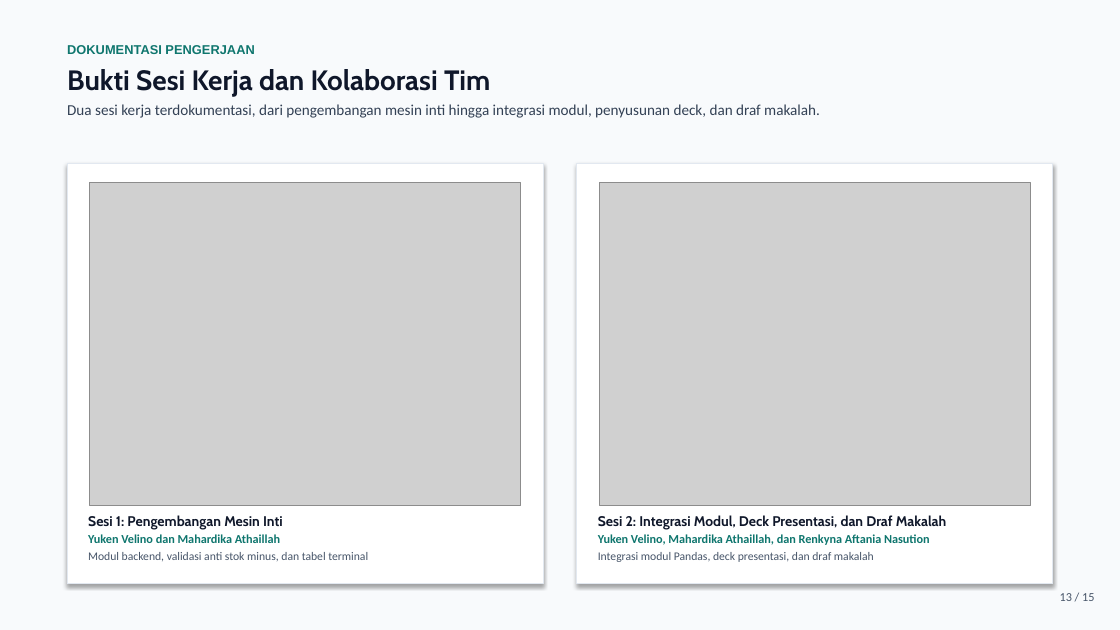
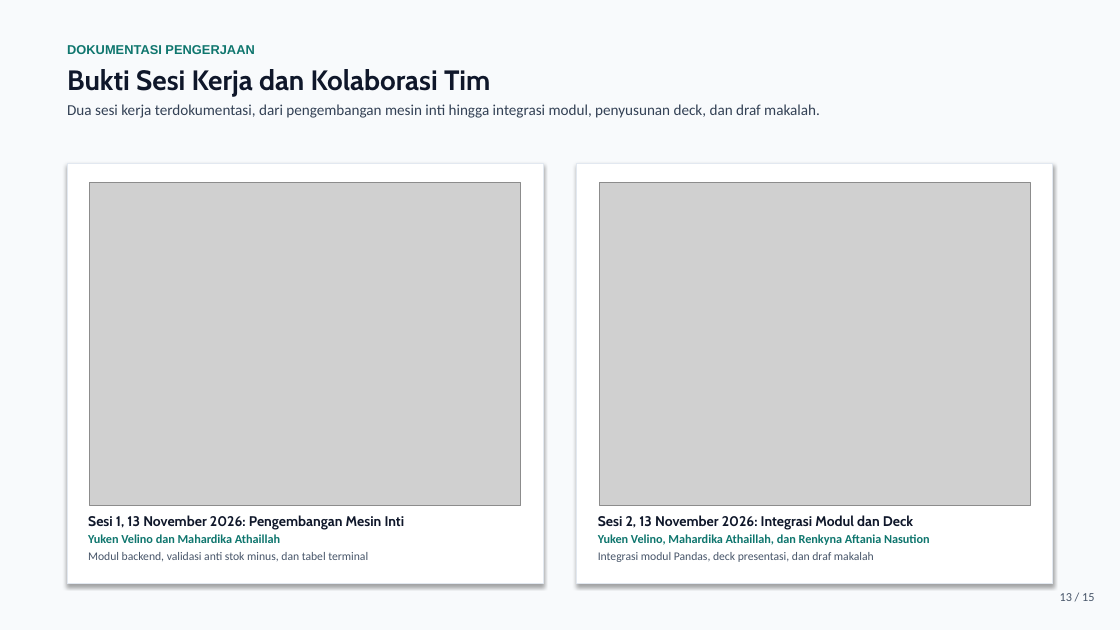
Before and after one commit to Curzyori/Stokku-Desktop, a slide deck: slide 13 of docs/presentasi/STOKKU_DESKTOP_PROGRES_P7.pptx. Drawn at 1120x630 pixels with LibreOffice and Linux fonts; fonts in the diff are those of the drawing; grey boxes stand for pictures. Boxes give left, top, right and bottom in pixels: in the first picture for what was removed or moved away, otherwise in the second. Text is boxed around its words. In the diff, an @@ line names an element or a change of style, - is before the commit and + after.

Commit message:
docs: tambahkan tanggal sesi pada caption dokumentasi slide

```diff
--- a/docs/presentasi/STOKKU_DESKTOP_PROGRES_P7.pptx
+++ b/docs/presentasi/STOKKU_DESKTOP_PROGRES_P7.pptx
@@ text at <box>88,515,405,530</box>: text changed @@
-Sesi 1: Pengembangan Mesin Inti
+Sesi 1, 13 November 2026: Pengembangan Mesin Inti
@@ text at <box>598,515,913,530</box>: text changed @@
-Sesi 2: Integrasi Modul, Deck Presentasi, dan Draf Makalah
+Sesi 2, 13 November 2026: Integrasi Modul dan Deck
```
Also in this commit, not shown: 2 other files.
